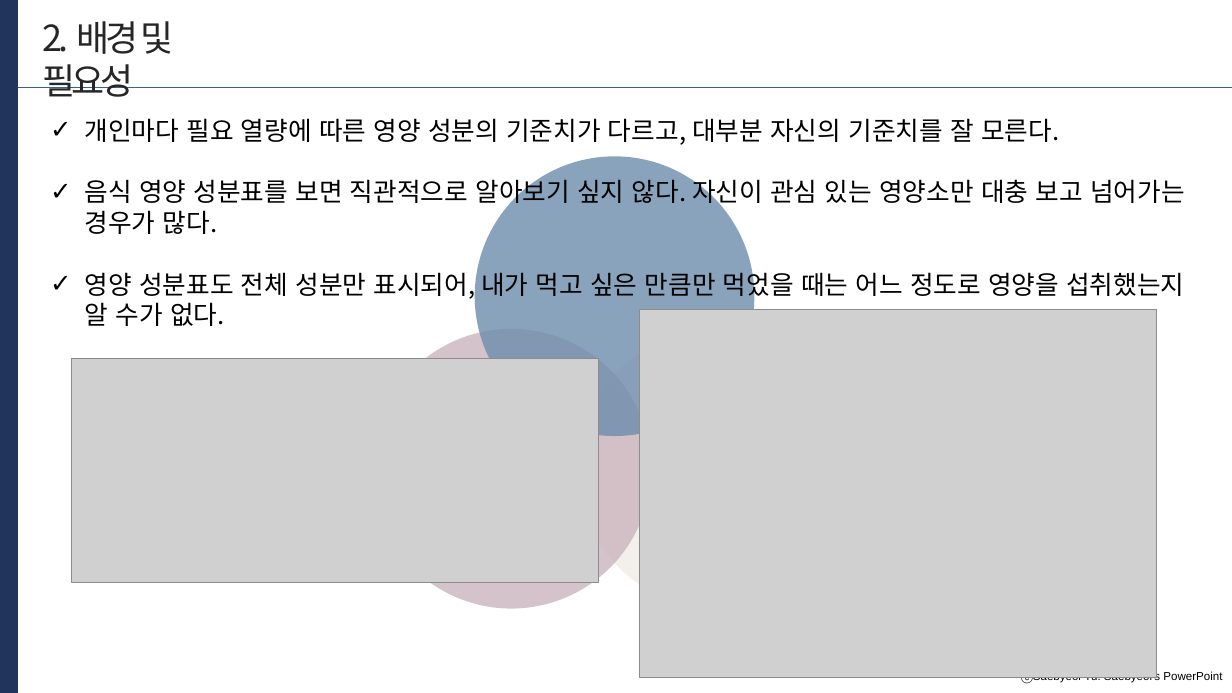
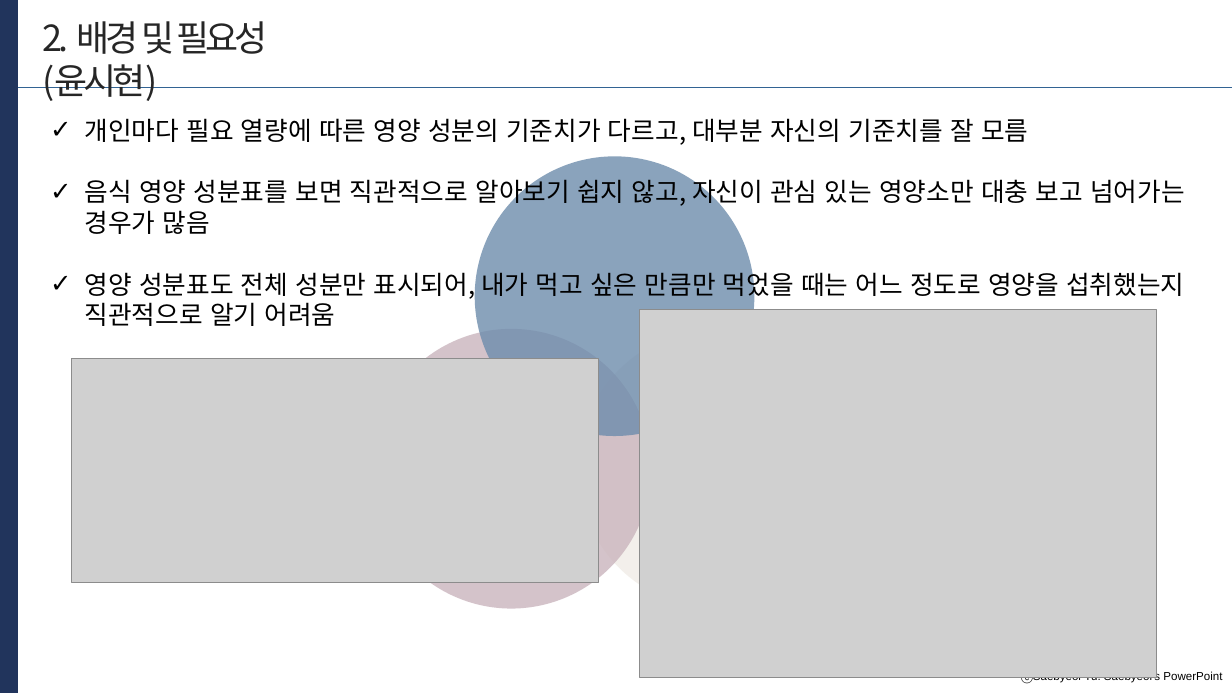
Before and after one commit to developerYHLee/University_Homework, a slide deck: slide 5 of 기말과제.pptx. Drawn at 1232x693 pixels with LibreOffice and Linux fonts; fonts in the diff are those of the drawing; grey boxes stand for pictures. Boxes give left, top, right and bottom in pixels: in the first picture for what was removed or moved away, otherwise in the second. Text is boxed around its words. In the diff, an @@ line names an element or a change of style, - is before the commit and + after.

```diff
--- a/기말과제.pptx
+++ b/기말과제.pptx
@@ text at box(42, 21, 267, 101): text changed @@
-2. 배경 및 필요성
+2. 배경 및 필요성 (윤시현)
@@ text at box(85, 118, 1185, 300): text changed @@
-✓ 개인마다 필요 열량에 따른 영양 성분의 기준치가 다르고, 대부분 자신의 기준치를 잘 모른다.
-✓ 음식 영양 성분표를 보면 직관적으로 알아보기 싶지 않다. 자신이 관심 있는 영양소만 대충 보고 넘어가는 경우가 많다.
-✓ 영양 성분표도 전체 성분만 표시되어, 내가 먹고 싶은 만큼만 먹었을 때는 어느 정도로 영양을 섭취했는지 알 수가 없다.
+✓ 개인마다 필요 열량에 따른 영양 성분의 기준치가 다르고, 대부분 자신의 기준치를 잘 모름
+✓ 음식 영양 성분표를 보면 직관적으로 알아보기 쉽지 않고, 자신이 관심 있는 영양소만 대충 보고 넘어가는 경우가 많음
+✓ 영양 성분표도 전체 성분만 표시되어, 내가 먹고 싶은 만큼만 먹었을 때는 어느 정도로 영양을 섭취했는지 직관적으로 알기 어려움
```
Also in this commit, not shown: 20 other slides changed.
